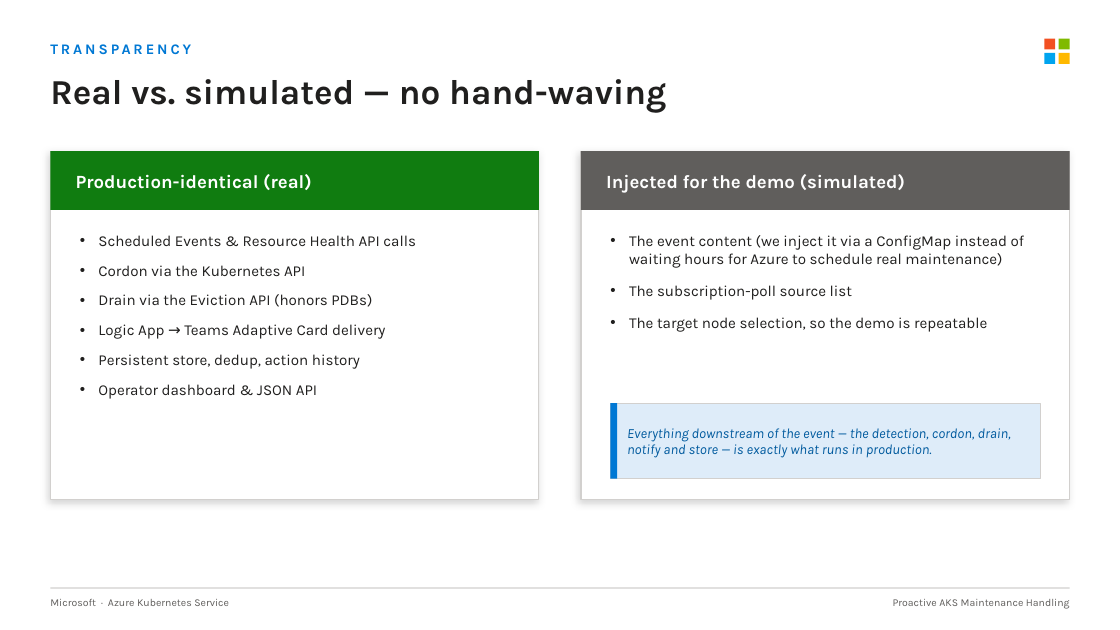
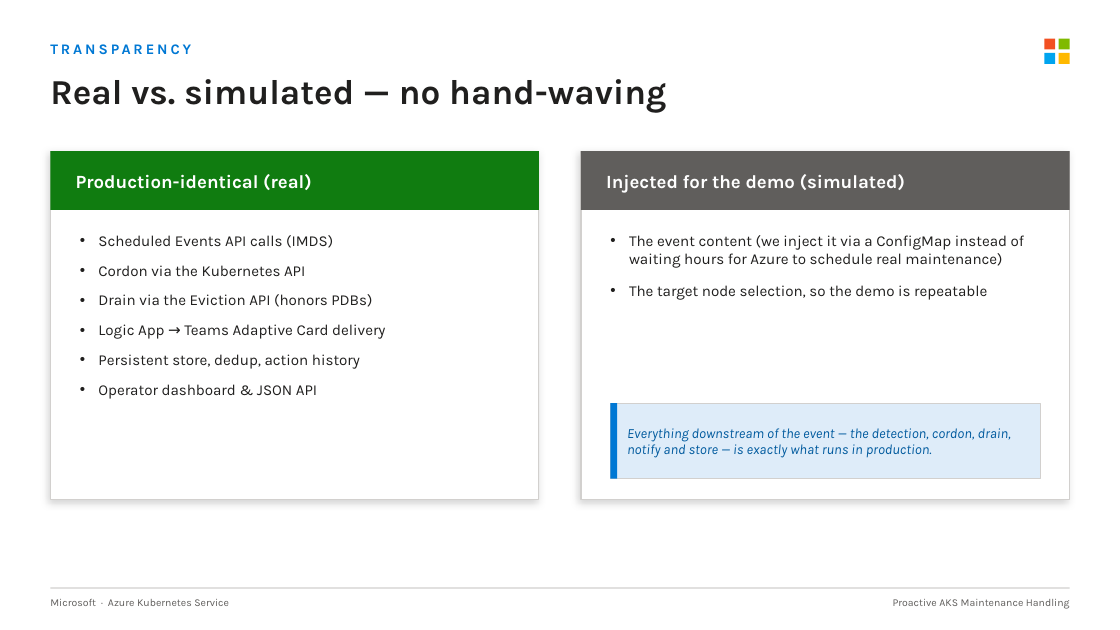
Before and after one commit to bbabcock1990/AKS-IMDS-Resource-Health-Node-Awareness-Demo, a slide deck: slide 13 of AKS-Maintenance-Handling.pptx. Drawn at 1120x630 pixels with LibreOffice and Linux fonts; fonts in the diff are those of the drawing. Boxes give left, top, right and bottom in pixels: in the first picture for what was removed or moved away, otherwise in the second. Text is boxed around its words. In the diff, an @@ line names an element or a change of style, - is before the commit and + after.

```diff
--- a/AKS-Maintenance-Handling.pptx
+++ b/AKS-Maintenance-Handling.pptx
@@ text at bbox=[98, 235, 333, 248]: text changed @@
-• Scheduled Events & Resource Health API calls
+• Scheduled Events API calls (IMDS)
@@ text at bbox=[629, 285, 852, 300]: paragraph removed @@
-• The subscription-poll source list
```
Also in this commit, not shown: 7 other slides changed, 10 other files.
